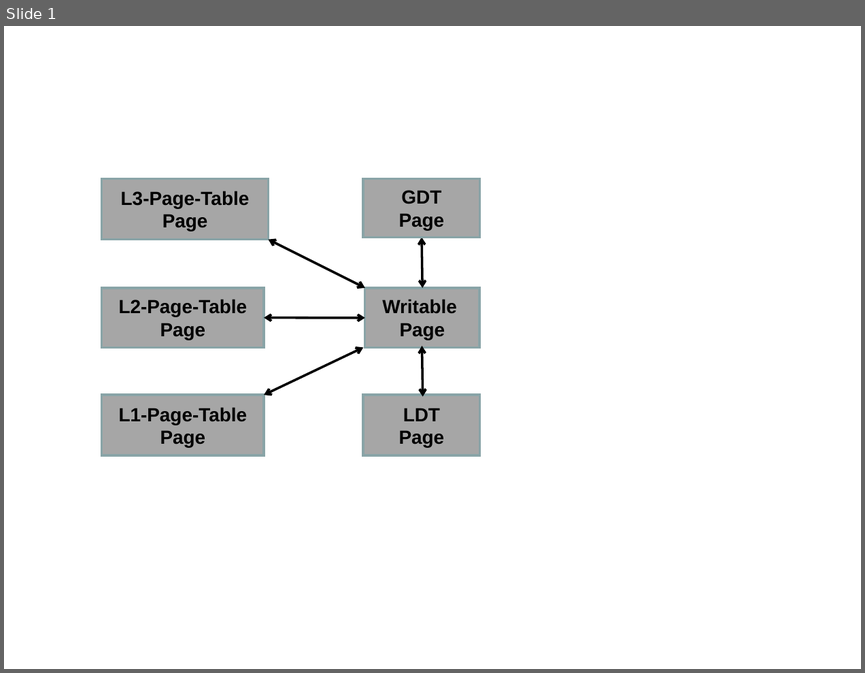
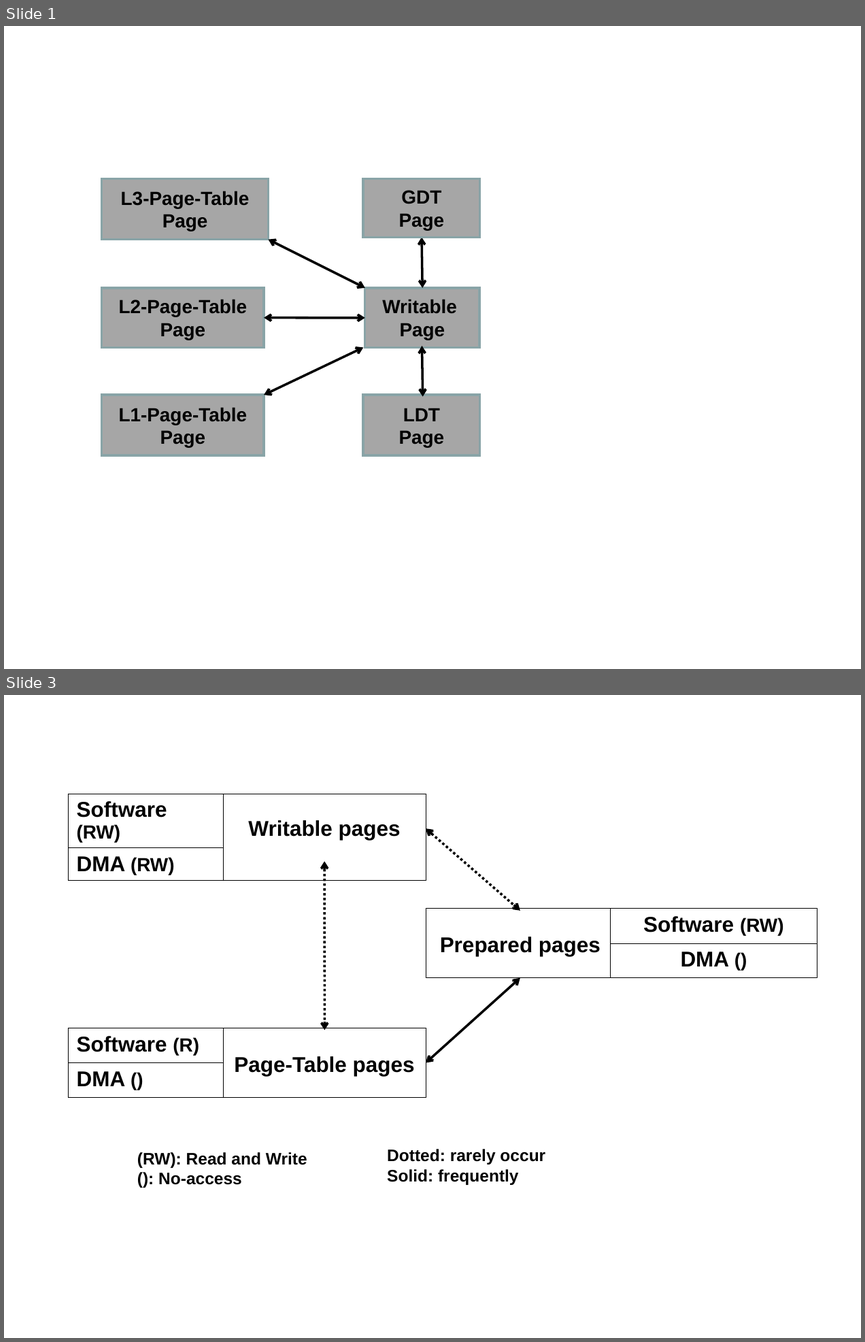
Before and after one commit to strongerwill/FastIO, a slide deck: doc/paper/image/background/page-type-update.ppt. Shown one above the other, each under a label of ours: slide 1 before the commit, slides 1 and 3 after it; the slides between them are not shown. The pictures are 865x673 and 865x1342 pixels, drawn with LibreOffice and Linux fonts; fonts in the diff are those of the drawing. Boxes give left, top, right and bottom in pixels: in the first picture for what was removed or moved away, otherwise in the second. Text is boxed around its words. In the diff, an @@ line names an element or a change of style, - is before the commit and + after.

```diff
--- a/doc/paper/image/background/page-type-update.ppt
+++ b/doc/paper/image/background/page-type-update.ppt
@@ slide 3 added at bbox=[4, 695, 861, 1338], background #FFFFFF @@
@@ table added at bbox=[68, 794, 426, 877], 2 rows, 2 columns @@
+Software (RW) | 
+DMA (RW) | 
@@ text added at bbox=[248, 820, 400, 840], 18 pt, text #000000, bold @@
+Writable pages
@@ double arrow added from (426, 829) to (520, 910), #000000 2.01 pt dashed @@
@@ double arrow added from (324, 861) to (324, 1030), #000000 2.01 pt dashed @@
@@ table added at bbox=[426, 909, 816, 978], 2 rows, 2 columns @@
+ | Software (RW)
+ | DMA ()
@@ text added at bbox=[440, 936, 600, 956], 18 pt, text #000000, bold @@
+Prepared pages
@@ double arrow added from (520, 978) to (426, 1063), #000000 2.01 pt @@
@@ table added at bbox=[68, 1028, 426, 1097], 2 rows, 2 columns @@
+Software (R) | 
+DMA () | 
@@ text added at bbox=[234, 1056, 415, 1076], 18 pt, text #000000, bold @@
+Page-Table pages
@@ text added at bbox=[137, 1152, 307, 1185], 14 pt, text #000000, bold @@
+(RW): Read and Write
+(): No-access
@@ text added at bbox=[387, 1149, 545, 1185], 14 pt, text #000000, bold @@
+Dotted: rarely occur
+Solid: frequently
```
Also in this commit, not shown: 1 other slide added, 5 other files.
